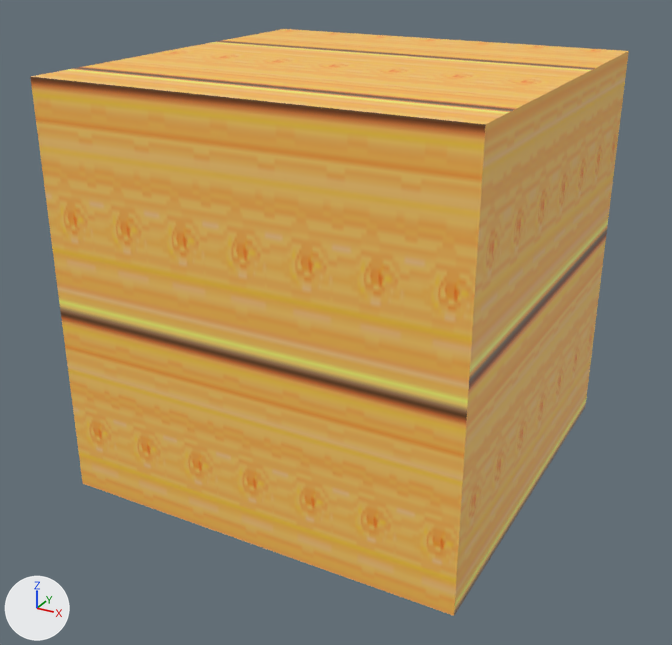
A saved change to the OBJ model DirectXGame/Resources/stage_3_Cube/stage_3_Cube.obj.
Rendered twice from a camera (50 mm lens) standing at (1.84, -3.86, 1.83) and looking at (-0.21, -0.13, -0.04). The axes (+X, +Y, +Z) are drawn at lower left. The lights are the same throughout. The older version comes first. Where no turn or scale is listed for an object, it has been applied to the vertices.

In view in the first picture: '立方体'.
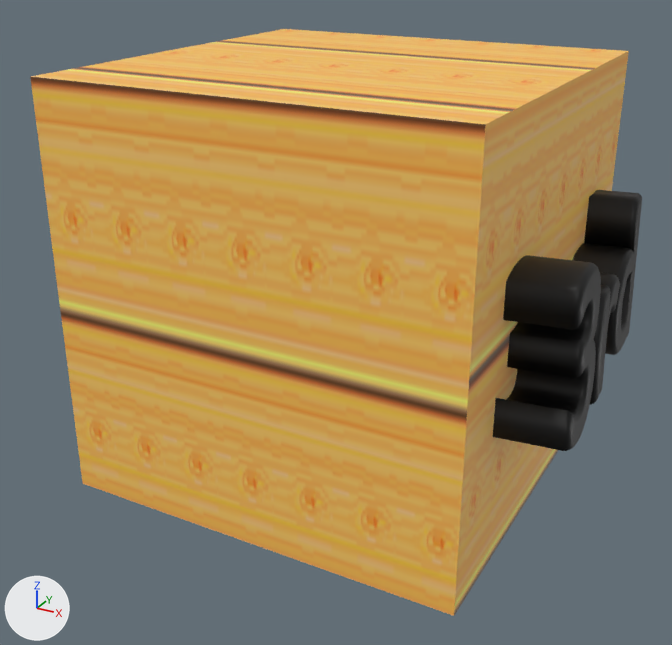
What differs and where, as boxes (x1, y1, x2, y2) in the pictures (672 x 645 px):
'立方体', reshaped
    before: (30, 29, 629, 616)
    after: (30, 29, 642, 616)
part 1 of me_立方体, added (black)
    after: (493, 255, 601, 451)
part 2 of me_立方体, added (black)
    after: (573, 190, 642, 355)
part 3 of me_立方体, added (black)
    after: (590, 272, 620, 404)

Patch to the scene script:
```diff
--- a/DirectXGame/Resources/stage_3_Cube/stage_3_Cube.obj.py
+++ b/DirectXGame/Resources/stage_3_Cube/stage_3_Cube.obj.py
@@ mat_マテリアル_001 @@
+mat_マテリアル_001 = principled_material('マテリアル.001')
+mat_マテリアル_001.base_color = (0.0, 0.0, 0.0)  # black #000000
@@ me_立方体 @@
 # used by ob_立方体; location = (0.0, 0.0, 0.0)
-me_立方体.from_pydata(...)  # 8 vertices, 6 faces; spans x -1.18..0.82, y -1.0..1.0, z -0.79..1.21
+me_立方体.from_pydata(...)  # 3368 vertices, 3638 faces; spans x -1.5..1.13, y -1.0..1.0, z -0.79..1.21
+# me_立方体 part 1: a new loose piece of 1764 vertices spanning x -1.45..1.13, y -0.79..-0.24, z -0.25..0.6, in mat_マテリアル_001 (black #000000)
+# me_立方体 part 2: a new loose piece of 936 vertices spanning x -1.5..1.08, y 0.08..0.68, z -0.24..0.59, in mat_マテリアル_001 (black #000000)
+# me_立方体 part 3: a new loose piece of 660 vertices spanning x -1.47..1.11, y -0.29..0.24, z -0.24..0.37, in mat_マテリアル_001 (black #000000)
 me_立方体.materials.append(mat_material_002)
+me_立方体.materials.append(mat_マテリアル_001)  # black #000000
```
